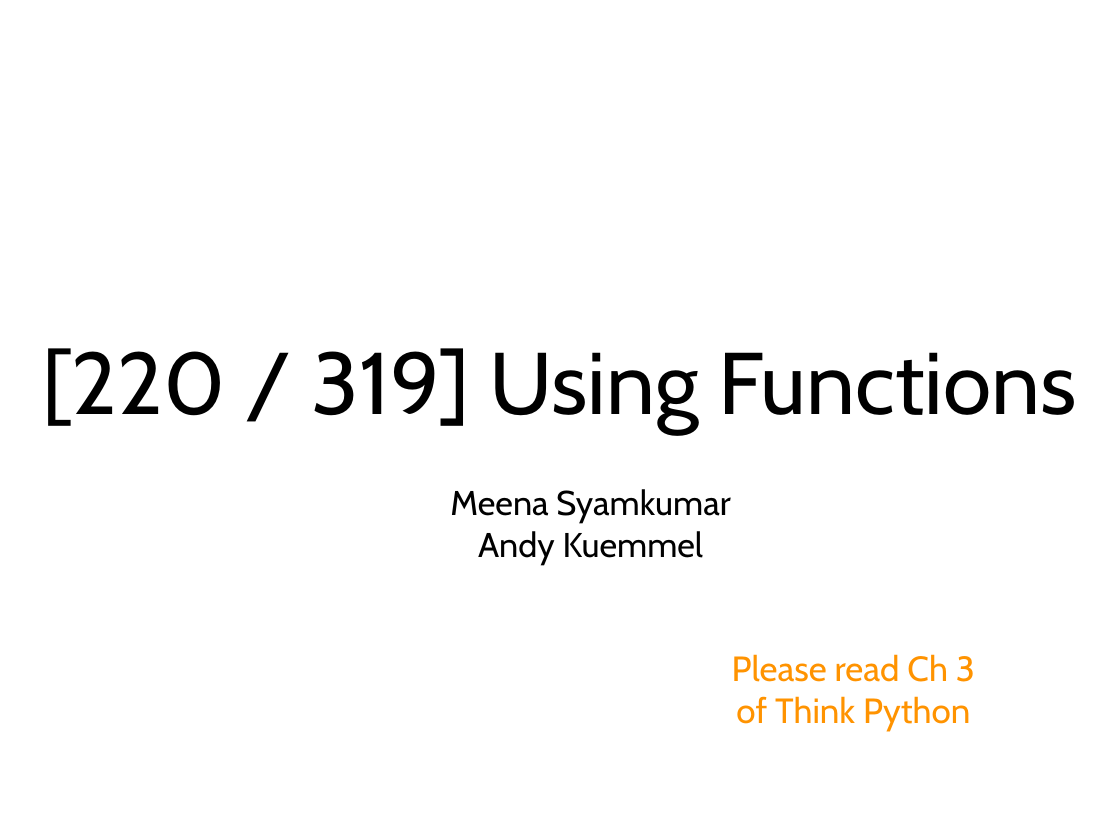
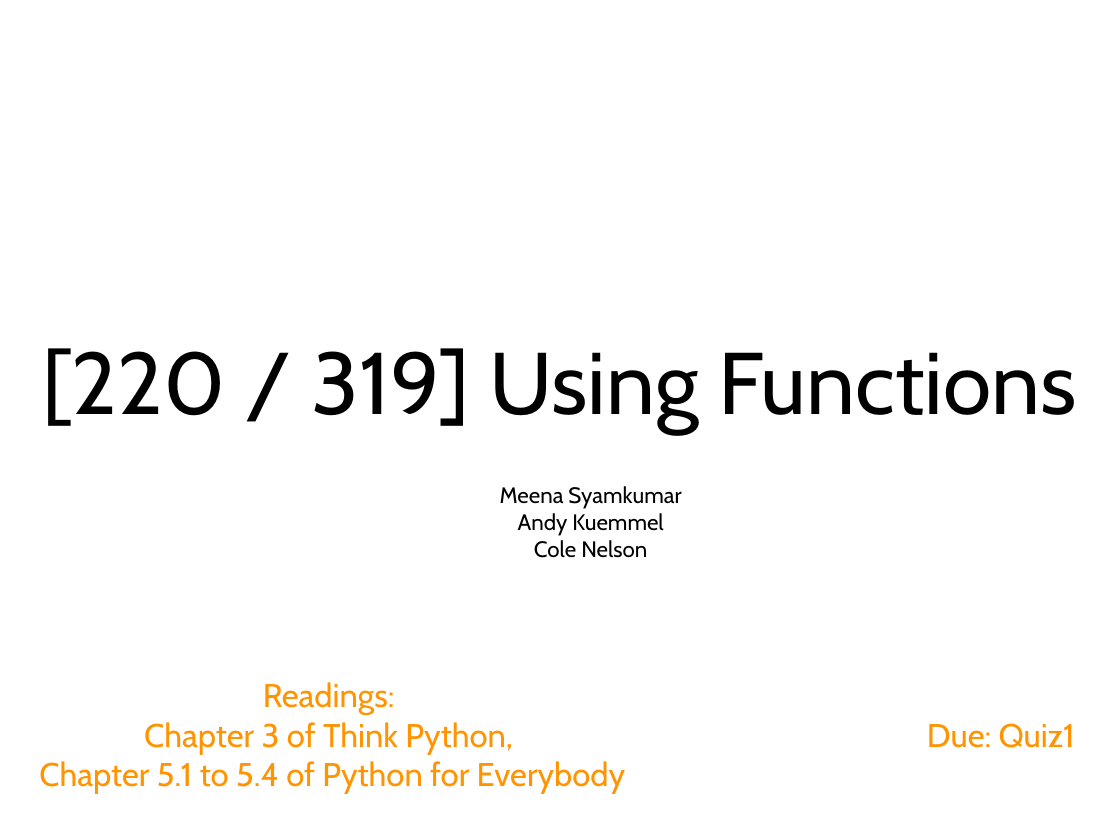
Before and after one commit to tylerharter/caraza-harter-com, a slide deck: slide 1 of tyler/meena/cs220/s22/materials/lecture_ppts/lec_05_S22.ppt. Drawn at 1120x840 pixels with LibreOffice and Linux fonts; fonts in the diff are those of the drawing. Boxes give left, top, right and bottom in pixels: in the first picture for what was removed or moved away, otherwise in the second. Text is boxed around its words. In the diff, an @@ line names an element or a change of style, - is before the commit and + after.

Commit message:
Lec 5 ppt initial changes

```diff
--- a/tyler/meena/cs220/s22/materials/lecture_ppts/lec_05_S22.ppt
+++ b/tyler/meena/cs220/s22/materials/lecture_ppts/lec_05_S22.ppt
@@ text at <box>500,486,681,536</box>: size 31.4 to 20.4 pt in "Meena Syamkumar", "Andy Kuemmel" @@
@@ text at <box>534,540,647,558</box>: paragraph added @@
+Cole Nelson
@@ text at <box>39,682,625,794</box>: text changed; size 32 to 30 pt @@
-Please read Ch 3
-of Think Python
+Readings:
+Chapter 3 of Think Python,
+Chapter 5.1 to 5.4 of Python for Everybody
@@ text added at <box>927,723,1075,748</box>, 30 pt, text #FF9300 @@
+Due: Quiz1
```
